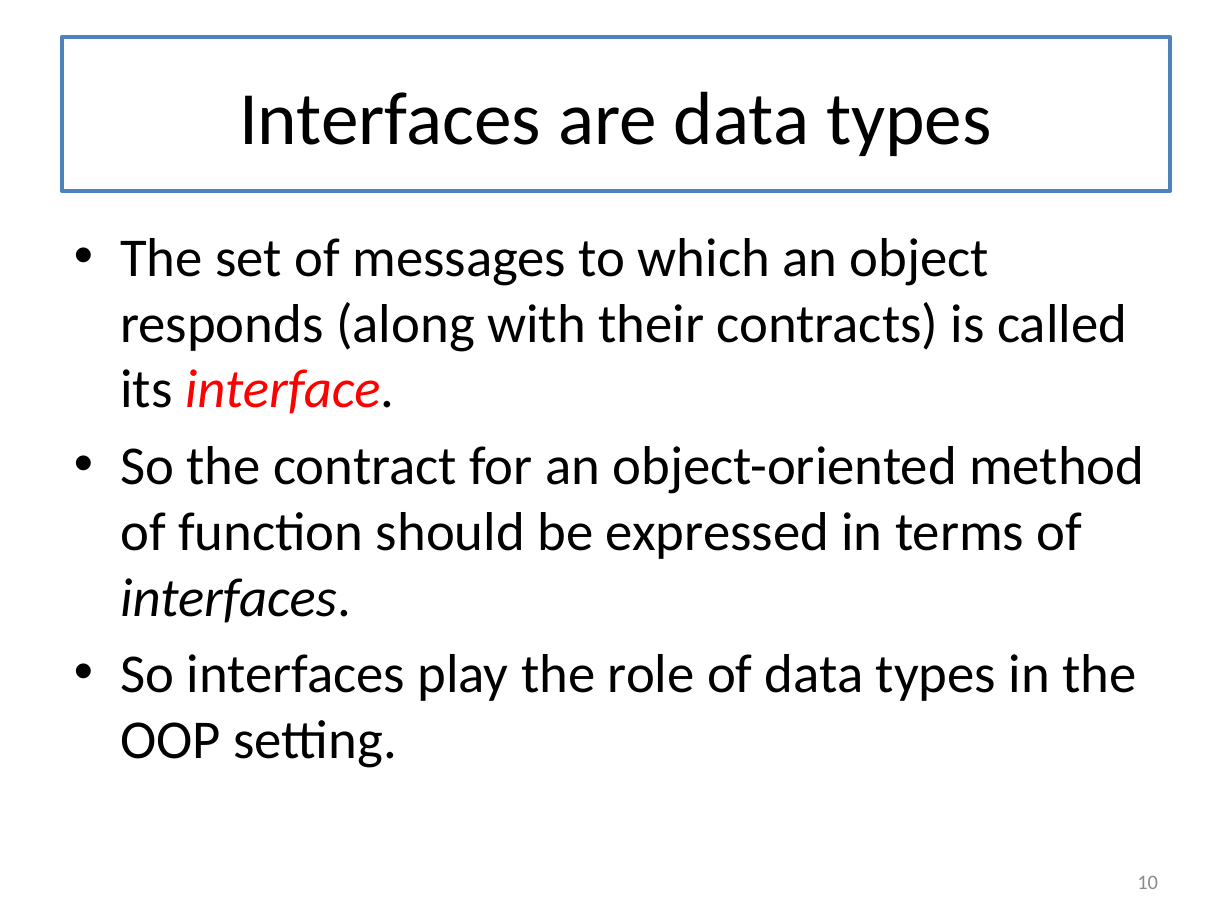
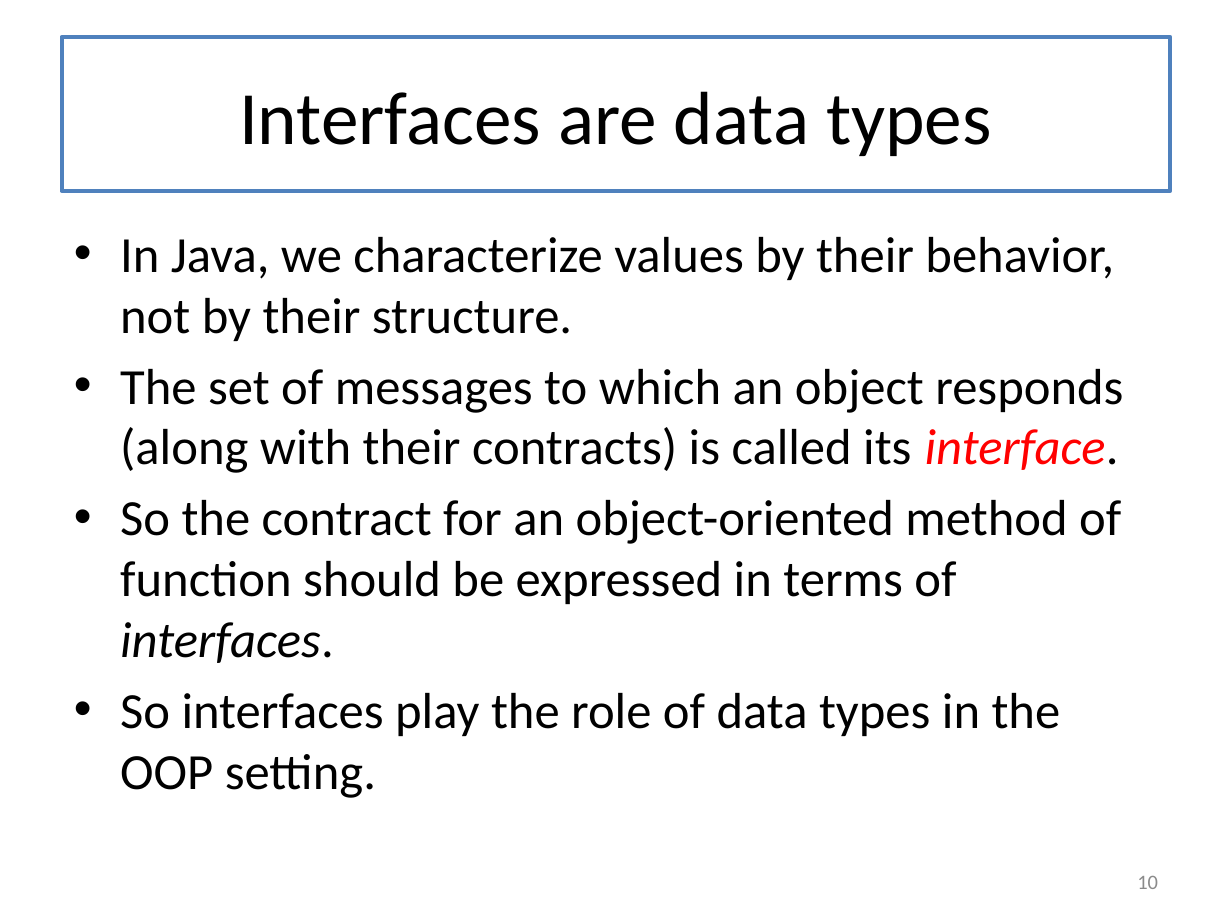
Before and after one commit to mwand/cs5010f17, a slide deck: slide 10 of Slides/Lesson 5.4 Doing It In Java.pptx. Drawn at 1232x924 pixels with LibreOffice and Linux fonts; fonts in the diff are those of the drawing. Boxes give left, top, right and bottom in pixels: in the first picture for what was removed or moved away, otherwise in the second. Text is boxed around its words. In the diff, an @@ line names an element or a change of style, - is before the commit and + after.

```diff
--- a/Slides/Lesson 5.4 Doing It In Java.pptx
+++ b/Slides/Lesson 5.4 Doing It In Java.pptx
@@ text at [120,237,1114,341]: paragraph added @@
+• In Java, we characterize values by their behavior, not by their structure.
@@ text at [120,369,1123,798]: size 32 to 29.6 pt in "The set of messages to which an ...", "So the contract for an object-oriented method ...", "So interfaces play the role of data ..." @@
```
Also in this commit, not shown: 5 other slides changed, 12 slides added, 7 other files.
